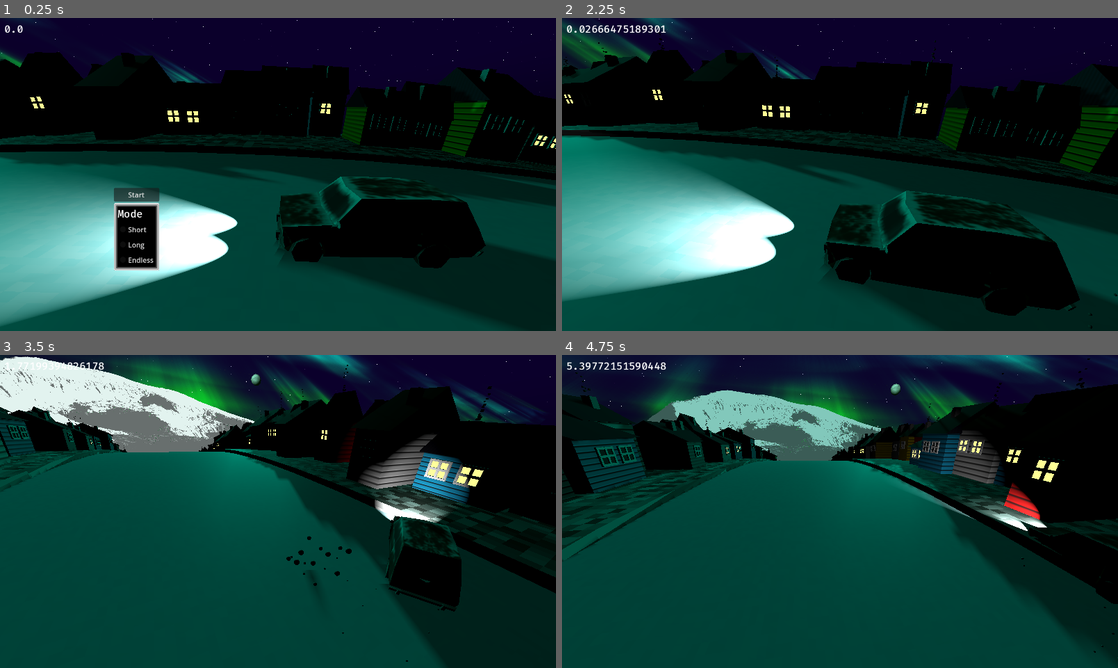
Above: before the commit, frames 1-4 (two rows, left to right).
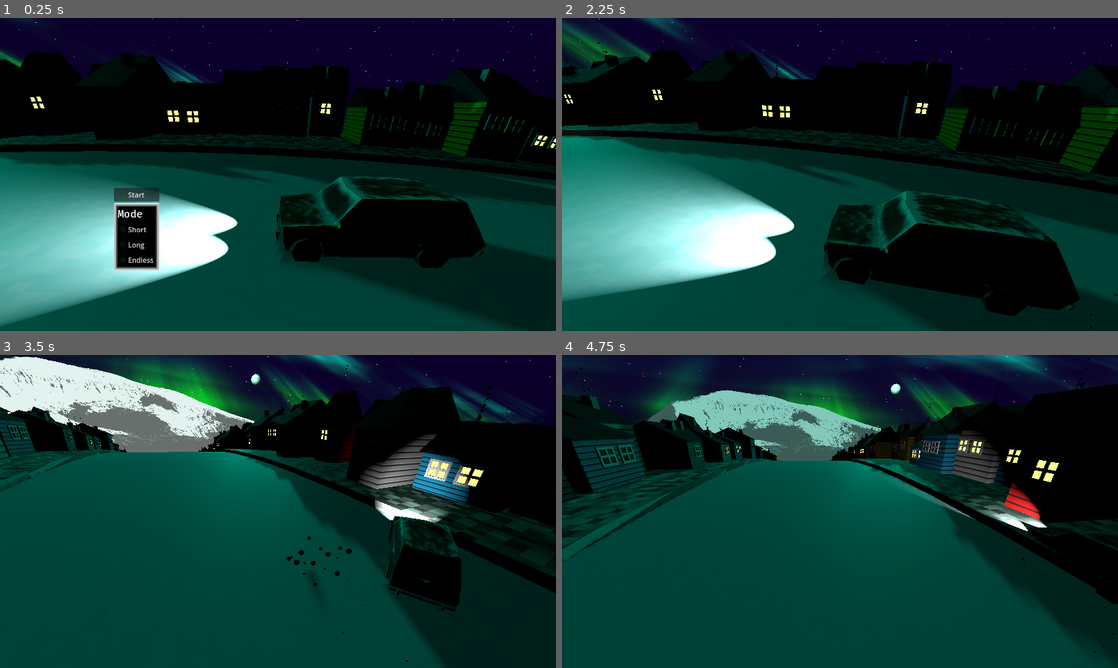
Above: after the commit, the same moments.

Repository: bjornarprytz/waves
Game: Godot game, scene res://main.tscn
Same seed, same stepped clock (60 frames per second), same inputs: the game is played once before the commit and once after it.
Inputs:
- Up to frame 1 (0.25 s): no input
- Up to frame 2 (2.25 s): click "Short" at 0.5 s; click "Long" at 1.25 s; click "Start" at 2 s
- Up to frame 3 (3.5 s): tap Enter (start) at 2.75 s; hold Right (steer_right) from 2.78 s (still down); hold Enter (start) from 2.78 s (still down)
- Up to frame 4 (4.75 s): release Right (steer_right) at 3.53 s; release Enter (start) at 3.53 s; hold A (steer_left) 3.53-4.28 s; tap Space (honk) at 3.6 s; tap Enter (start) at 3.8 s; hold Right (steer_right) from 4.28 s (still down); hold Enter (start) from 4.28 s (still down)

The runs differ from the first frame. In frame 1, less than 0.1% of the frame differs, in the area x 0-5%, y 2-5%; in frame 2, 0.2%; in frame 3, 0.2%; in frame 4, 0.3%, in the area x 0-61%, y 2-13%.

Commit message:
brighter moon

Diff:
--- a/src/ground.gd
+++ b/src/ground.gd
@@ -25,136 +25,133 @@
 
 
 func _ready() -> void:
-	assert(self.mesh.top_radius == self.mesh.bottom_radius)
+    assert(self.mesh.top_radius == self.mesh.bottom_radius)
 
-	var r = self.mesh.top_radius
+    var r = self.mesh.top_radius
 
-	var circumference_in_meters = r * 2 * PI
+    var circumference_in_meters = r * 2 * PI
 
-	degrees_per_meter = circumference_in_meters / 360.0
-	rads_per_meter = deg_to_rad(degrees_per_meter)
+    degrees_per_meter = circumference_in_meters / 360.0
+    rads_per_meter = deg_to_rad(degrees_per_meter)
 
-	print("Circumference: %f" % circumference_in_meters)
-	print("Rads/meter: %f" % rads_per_meter)
-
-	_spawn_buildings()
+    _spawn_buildings()
 
 func place_taco_store(degrees: float):
-	var angle_rad = deg_to_rad(degrees)
-	var x = cos(angle_rad) * (self.mesh.top_radius)
-	var z = sin(angle_rad) * (self.mesh.top_radius)
-	var y = 0.0
-	var taco_store_instance = taco_store_spawner.instantiate() as Node3D
-	add_child(taco_store_instance)
-	taco_store_instance.position = Vector3(x, y, z)
+    var angle_rad = deg_to_rad(degrees)
+    var x = cos(angle_rad) * (self.mesh.top_radius)
+    var z = sin(angle_rad) * (self.mesh.top_radius)
+    var y = 0.0
+    var taco_store_instance = taco_store_spawner.instantiate() as Node3D
+    add_child(taco_store_instance)
+    taco_store_instance.position = Vector3(x, y, z)
 
-	# Rotate taco store so Y-axis points away from wheel center (outward)
-	var outward = Vector3(x, 0, z).normalized()
-	var forward = Vector3.UP.cross(outward).normalized()
-	var right = outward.cross(forward).normalized()
+    # Rotate taco store so Y-axis points away from wheel center (outward)
+    var outward = Vector3(x, 0, z).normalized()
+    var forward = Vector3.UP.cross(outward).normalized()
+    var right = outward.cross(forward).normalized()
 
-	# Basis with Y-axis = outward, Z-axis = -forward, X-axis = right
-	taco_store_instance.basis = Basis(right, outward, forward)
+    # Basis with Y-axis = outward, Z-axis = -forward, X-axis = right
+    taco_store_instance.basis = Basis(right, outward, forward)
 
 
 func start():
-	if (_started):
-		push_warning("Attempting a second start")
-		return
+    if (_started):
+        push_warning("Attempting a second start")
+        return
 
-	_started = true
-	_reset_tourist_timer()
-	var intro_tween = create_tween()
-	intro_tween.tween_property(self, "_rotation_dimmer", 1.0, 1.69)
+    _started = true
+    _reset_tourist_timer()
+    var intro_tween = create_tween()
+    intro_tween.tween_property(self, "_rotation_dimmer", 1.0, 1.69)
 
 func stop():
-	if (not _started):
-		push_warning("Attempting to stop when not started")
-		return
+    if (not _started):
+        push_warning("Attempting to stop when not started")
+        return
 
-	_started = false
-	var outro_tween = create_tween()
-	outro_tween.tween_property(self, "_rotation_dimmer", 0.0, .69)
+    _started = false
+    var outro_tween = create_tween()
+    outro_tween.tween_property(self, "_rotation_dimmer", 0.0, .69)
 
 func _physics_process(delta: float) -> void:
-	var rotation_delta = rads_per_meter * delta * rotation_speed * _rotation_dimmer
-	self.rotate(Vector3.RIGHT, rotation_delta)
-	current_rotation += rotation_delta
+    var rotation_delta = rads_per_meter * delta * rotation_speed * _rotation_dimmer
+    self.rotate(Vector3.RIGHT, rotation_delta)
+    current_rotation += rotation_delta
 
-	if (not _started):
-		return
+    if (not _started):
+        return
 
-	# Handle tourist spawning
-	tourist_spawn_timer += delta
-	if tourist_spawn_timer >= next_tourist_spawn:
-		_spawn_tourist()
-		_reset_tourist_timer()
+    # Handle tourist spawning
+    tourist_spawn_timer += delta
+    if tourist_spawn_timer >= next_tourist_spawn:
+        _spawn_tourist()
+        _reset_tourist_timer()
 
-	Events.distance_traveled.emit(rotation_delta / rads_per_meter)
+    Events.distance_traveled.emit(rotation_delta / rads_per_meter)
 
 func _reset_tourist_timer():
-	next_tourist_spawn = tourist_frequency * randf_range(0.5, 1.5)
-	tourist_spawn_timer = 0.0
+    next_tourist_spawn = tourist_frequency * randf_range(0.5, 1.5)
+    tourist_spawn_timer = 0.0
 
 func _spawn_tourist():
-	# Fixed world-space angle (behind the camera/horizon)
-	var world_spawn_angle_deg = 200.0 # Adjust this to match your red line position
-	# Compensate for ground rotation to keep spawn at fixed world position
-	var local_angle_rad = deg_to_rad(world_spawn_angle_deg) + current_rotation
+    # Fixed world-space angle (behind the camera/horizon)
+    var world_spawn_angle_deg = 200.0 # Adjust this to match your red line position
+    # Compensate for ground rotation to keep spawn at fixed world position
+    var local_angle_rad = deg_to_rad(world_spawn_angle_deg) + current_rotation
 
-	var is_left_side = randf() < 0.5
-	var base_y = 0.0
-	if is_left_side:
-		base_y = - sidewalk_offset
-	else:
-		base_y = sidewalk_offset
+    var is_left_side = randf() < 0.5
+    var base_y = 0.0
+    if is_left_side:
+        base_y = - sidewalk_offset
+    else:
+        base_y = sidewalk_offset
 
-	var tourist_instance = tourist_spawner.instantiate() as Tourist
+    var tourist_instance = tourist_spawner.instantiate() as Tourist
 
-	var x = cos(local_angle_rad) * self.mesh.top_radius
-	var z = sin(local_angle_rad) * self.mesh.top_radius
-	var y = base_y + randf_range(-.069, .069)
+    var x = cos(local_angle_rad) * self.mesh.top_radius
+    var z = sin(local_angle_rad) * self.mesh.top_radius
+    var y = base_y + randf_range(-.069, .069)
 
-	add_child(tourist_instance)
-	tourist_instance.position = Vector3(x, y, z)
-	tourist_instance.is_left_side = is_left_side
+    add_child(tourist_instance)
+    tourist_instance.position = Vector3(x, y, z)
+    tourist_instance.is_left_side = is_left_side
 
-	# Rotate tourist so Y-axis points away from wheel center (outward)
-	var outward = Vector3(x, 0, z).normalized()
-	var forward = Vector3.UP.cross(outward).normalized()
-	var right = - outward.cross(forward).normalized()
+    # Rotate tourist so Y-axis points away from wheel center (outward)
+    var outward = Vector3(x, 0, z).normalized()
+    var forward = Vector3.UP.cross(outward).normalized()
+    var right = - outward.cross(forward).normalized()
 
-	# Basis with Y-axis = outward, Z-axis = -forward, X-axis = right
-	tourist_instance.basis = Basis(right, outward, -forward)
+    # Basis with Y-axis = outward, Z-axis = -forward, X-axis = right
+    tourist_instance.basis = Basis(right, outward, -forward)
 
 func _spawn_buildings():
-	for d in range(360):
-		for is_left in [true, false]:
-			# Spawn buildings on either side of the road
-			var bldg_instance = building_spawner.instantiate() as Building
-			var placement = 0.0
-			if is_left:
-				placement = randf_range(left_building_range.x, left_building_range.y)
-			else:
-				placement = randf_range(right_building_range.x, right_building_range.y)
+    for d in range(360):
+        for is_left in [true, false]:
+            # Spawn buildings on either side of the road
+            var bldg_instance = building_spawner.instantiate() as Building
+            var placement = 0.0
+            if is_left:
+                placement = randf_range(left_building_range.x, left_building_range.y)
+            else:
+                placement = randf_range(right_building_range.x, right_building_range.y)
 
-			var angle_rad = deg_to_rad(d)
-			var x = cos(angle_rad) * (self.mesh.top_radius)
-			var z = sin(angle_rad) * (self.mesh.top_radius)
-			var y = placement
-			add_child(bldg_instance)
-			bldg_instance.position = Vector3(x, y, z)
+            var angle_rad = deg_to_rad(d)
+            var x = cos(angle_rad) * (self.mesh.top_radius)
+            var z = sin(angle_rad) * (self.mesh.top_radius)
+            var y = placement
+            add_child(bldg_instance)
+            bldg_instance.position = Vector3(x, y, z)
 
-			# Rotate building to stand upright and face away from center
-			# The outward direction from center
-			var outward = Vector3(x, 0, z).normalized()
-			# Building's up should be the outward direction
-			# Building's forward should point along the wheel's tangent
-			var forward = Vector3.UP.cross(outward).normalized()
-			var right = outward.cross(forward).normalized()
+            # Rotate building to stand upright and face away from center
+            # The outward direction from center
+            var outward = Vector3(x, 0, z).normalized()
+            # Building's up should be the outward direction
+            # Building's forward should point along the wheel's tangent
+            var forward = Vector3.UP.cross(outward).normalized()
+            var right = outward.cross(forward).normalized()
 
-			# Create basis: X=right, Y=up(outward), Z=-forward
-			var b = Basis(right, outward, -forward)
-			bldg_instance.basis = b
+            # Create basis: X=right, Y=up(outward), Z=-forward
+            var b = Basis(right, outward, -forward)
+            bldg_instance.basis = b
 
-			bldg_instance.add_features(is_left)
+            bldg_instance.add_features(is_left)
--- a/src/main.tscn
+++ b/src/main.tscn
@@ -134,6 +134,7 @@
 
 [node name="Debug" type="RichTextLabel" parent="CanvasLayer/MarginContainer/Control"]
 unique_name_in_owner = true
+visible = false
 layout_mode = 0
 offset_right = 40.0
 offset_bottom = 40.0
--- a/src/main_menu.gd
+++ b/src/main_menu.gd
@@ -2,34 +2,34 @@
 extends Control
 
 class Settings:
-    ## Between
-    var game_length: int
-    var starting_lives: int = 3
+	## Between
+	var game_length: int
+	var starting_lives: int = 3
 
-    func _init(mode: String = "Endless", lives: int = 3) -> void:
-        # NOTE: car starts at 180 degrees
-        match (mode):
-            "Endless":
-                game_length = -1
-            "Long":
-                game_length = 120
-            "Short":
-                game_length = 300
+	func _init(mode: String = "Endless", lives: int = 3) -> void:
+		# NOTE: car starts at 180 degrees
+		match (mode):
+			"Endless":
+				game_length = -1
+			"Long":
+				game_length = 120
+			"Short":
+				game_length = 300
 
-        self.starting_lives = lives
+		self.starting_lives = lives
 
 signal start_game(settings: Settings)
 
 @onready var game_mode_button_group: ButtonGroup = %Short.button_group
 
 func _input(event: InputEvent) -> void:
-    if (event.is_action_pressed("start")):
-        _on_start_button_pressed()
+	if (event.is_action_pressed("start")):
+		_on_start_button_pressed()
 
 func _on_start_button_pressed() -> void:
-    var current_mode = game_mode_button_group.get_pressed_button()
-    var mode_name = "Endless"
-    if (current_mode):
-        mode_name = current_mode.name
+	var current_mode = game_mode_button_group.get_pressed_button()
+	var mode_name = "Endless"
+	if (current_mode):
+		mode_name = current_mode.name
 
-    start_game.emit(Settings.new(mode_name))
+	start_game.emit(Settings.new(mode_name))
--- a/src/moon.gdshader
+++ b/src/moon.gdshader
@@ -5,6 +5,7 @@
 uniform float crater_intensity : hint_range(0.0, 1.0) = 0.3;
 uniform float crater_scale : hint_range(1.0, 20.0) = 8.0;
 uniform float moon_phase : hint_range(0.0, 1.0) = 0.5; // 0 = new moon, 0.5 = full moon, 1 = new moon
+uniform float brightness : hint_range(0.0, 5.0) = 2.0;
 
 // Noise function for craters
 float hash(vec2 p) {
@@ -49,5 +50,6 @@
     // Add ambient light so dark side isn't completely black
     light = max(light, 0.05);
 
-    ALBEDO = surface_color * light;
+    ALBEDO = surface_color * light * brightness;
+    EMISSION = surface_color * light * (brightness - 1.0) * 0.5; // Add glow when brightness > 1
 }
Not shown, changed: readme.md
